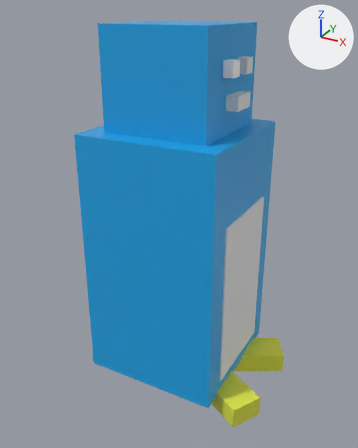
Renders of the glTF model 3Dmodels/pengin.glb from each side of a commit.
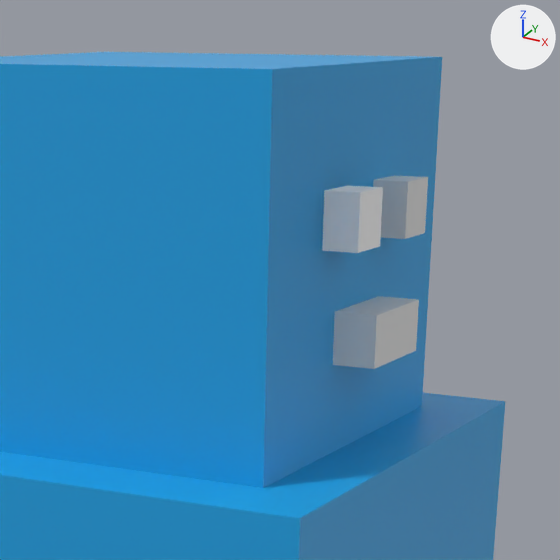
Each version appears first whole from a 50 mm lens placed at (0.494, -0.831, 0.772), pointed at (0.05, -0.024, 0.368), and next in a close-up on the part from 36% to 81% of the width and 1% to 37% of the height. Every picture has the same lights, and +X, +Y and +Z are marked at upper right. Where no turn or scale is listed for an object, it has been applied to the vertices.
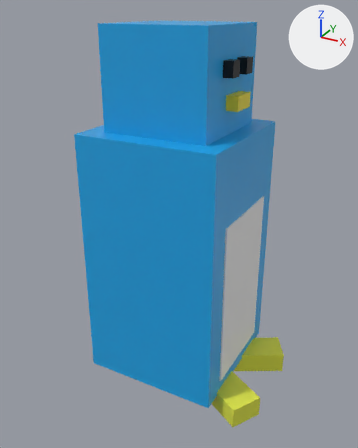
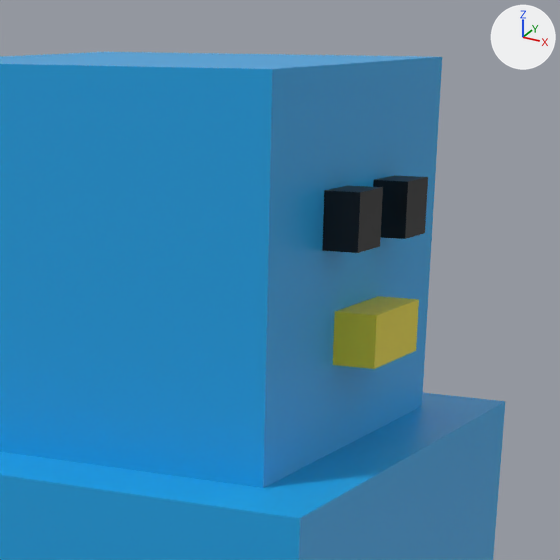
What differs and where, as boxes (x1, y1, x2, y2) in the close-ups (560 x 560 px):
'Cube.004', recoloured: (333, 296, 419, 369) in both
'Cube.003', recoloured, surface changed: (322, 185, 383, 253) in both
'Cube.002', recoloured: (373, 175, 428, 239) in both

The change, as a diff of the scene's bpy script:
```diff
--- a/3Dmodels/pengin.glb.py
+++ b/3Dmodels/pengin.glb.py
@@ mat_material_003 @@
 mat_material_003 = principled_material('Material.003')
-mat_material_003.base_color = (0.8, 0.8, 0.8)  # white #e7e7e7
+mat_material_003.base_color = (0.0, 0.0, 0.0)  # black #000000
@@ mat_material_004 @@
 mat_material_004 = principled_material('Material.004')
-mat_material_004.base_color = (1.0, 1.0, 1.0)  # white #ffffff
-mat_material_004.metallic = 1.0
-mat_material_004.roughness = 1.0
+mat_material_004.base_color = (0.0, 0.0, 0.0)  # black #000000
@@ mat_material_005 @@
 mat_material_005 = principled_material('Material.005')
-mat_material_005.base_color = (0.8, 0.8, 0.8)  # white #e7e7e7
+mat_material_005.base_color = (0.799, 0.687, 0.0343)  # yellow #e7d834
```
